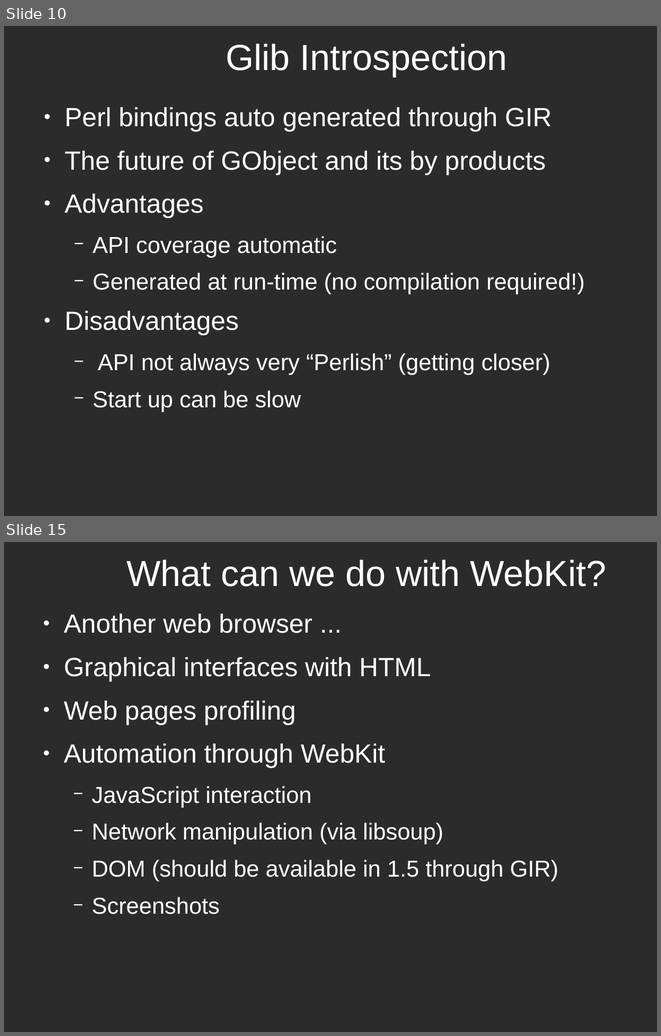
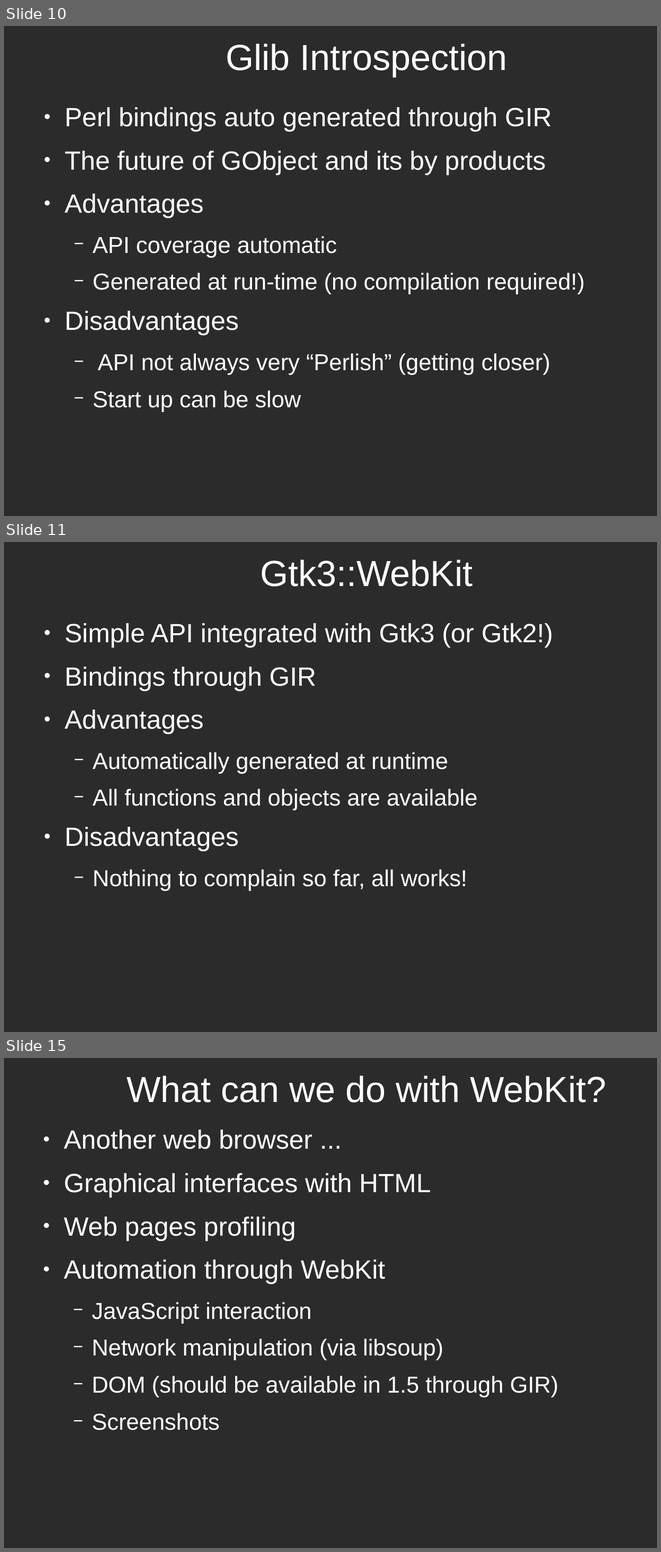
Before and after one commit to potyl/Webkit, a slide deck: WebKit-en.odp. Shown one above the other, each under a label of ours: slides 10 and 15 before the commit, slides 10, 11 and 15 after it; the slides between them are not shown. The pictures are 661x1036 and 661x1552 pixels, drawn with LibreOffice and Linux fonts; fonts in the diff are those of the drawing; background and template pictures are left out; a plain dark background stands for a picture behind light text. Boxes give left, top, right and bottom in pixels: in the first picture for what was removed or moved away, otherwise in the second. Text is boxed around its words. In the diff, an @@ line names an element or a change of style, - is before the commit and + after.

```diff
--- a/WebKit-en.odp
+++ b/WebKit-en.odp
@@ slide 11 added at bbox=[4, 542, 657, 1032], background picture (left out) @@
@@ title added at bbox=[261, 559, 473, 587], 44 pt, text #FFFFFF @@
+Gtk3::WebKit
@@ text added at bbox=[64, 623, 553, 891], 28 pt, text #FFFFFF @@
+● Simple API integrated with Gtk3 (or Gtk2!)
+● Bindings through GIR
+● Advantages
+  − Automatically generated at runtime
+  − All functions and objects are available
+● Disadvantages
+  − Nothing to complain so far, all works!
```
Also in this commit, not shown: 5 slides changed, 1 other slide added, 3 slides removed.
